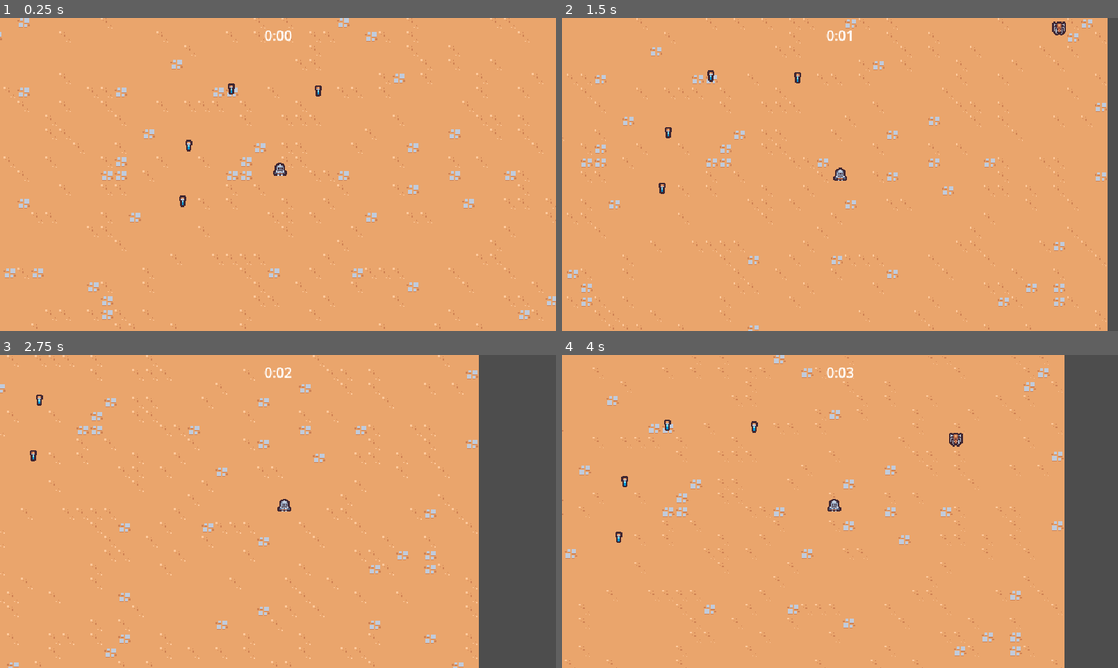
Above: before the commit, frames 1-4 (two rows, left to right).
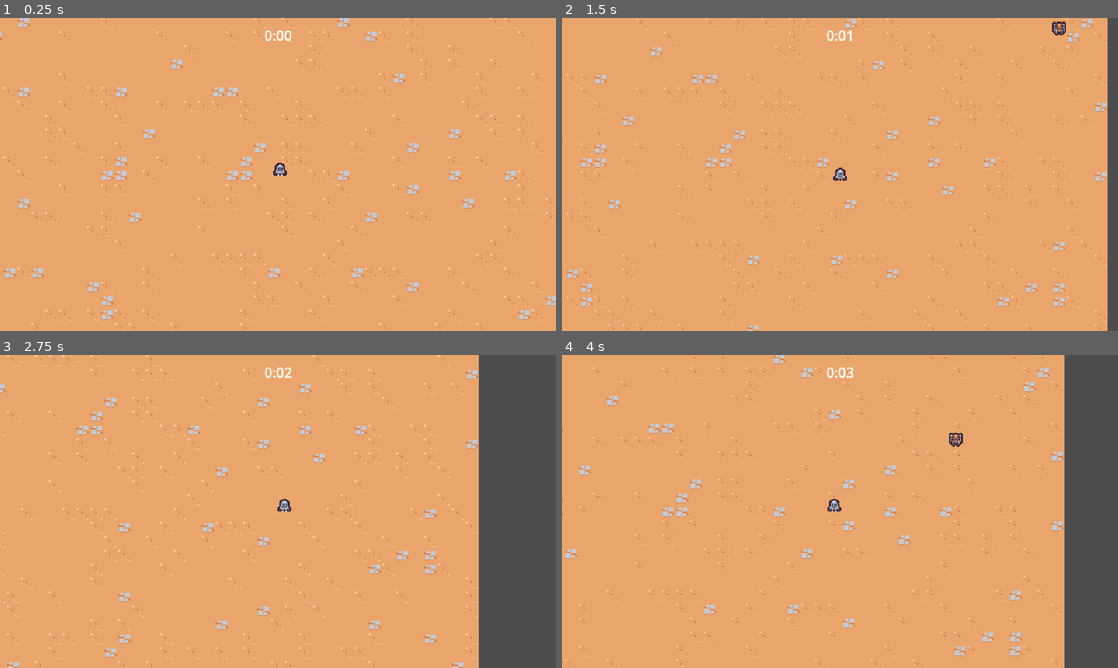
Above: after the commit, the same moments.

Repository: RyanLeB/Shrouded
Game: Godot game, scene res://Scenes/Main/main.tscn
The game is run twice, just before and just after one commit, with the same random seed, the same clock (stepped at 60 frames per second) and the same inputs.
Inputs:
- Up to frame 1 (0.25 s): no input
- Up to frame 2 (1.5 s): hold D (move_right) 0.53-1.28 s; hold S (move_down) from 1.28 s (still down)
- Up to frame 3 (2.75 s): release S (move_down) at 2.03 s; hold D (move_right) from 2.03 s (still down)
- Up to frame 4 (4 s): release D (move_right) at 2.78 s; hold W (move_up) 2.78-3.53 s; hold A (move_left) from 3.53 s (still down)

The runs differ from the first frame. In frame 1, 0.1% of the frame differs, in the area x 32-58%, y 20-61%; in frame 2, 0.1%; in frame 3, less than 0.1%; in frame 4, 0.1%.

Commit message:
damage working, xp bar started

Diff:
--- /dev/null
+++ b/Scenes/Ability/sword-ability/sword_ability.gd
@@ -0,0 +1,4 @@
+extends Node2D
+class_name SwordAbility
+
+@onready var hitbox_component: HitboxComponent = $HitboxComponent
--- a/Scenes/Ability/sword-ability/sword_ability.tscn
+++ b/Scenes/Ability/sword-ability/sword_ability.tscn
@@ -1,6 +1,47 @@
-[gd_scene load_steps=6 format=3 uid="uid://dmtrpq24xsju8"]
+[gd_scene load_steps=8 format=3 uid="uid://dmtrpq24xsju8"]
 
+[ext_resource type="Script" path="res://Scenes/Ability/sword-ability/sword_ability.gd" id="1_aqc3x"]
 [ext_resource type="Texture2D" uid="uid://cav0u8iq23ynt" path="res://Scenes/Ability/sword-ability/sword.png" id="1_ylsju"]
+[ext_resource type="PackedScene" uid="uid://cycdfunfhnvmb" path="res://Scenes/component/hitbox_component.tscn" id="3_tuy08"]
+
+[sub_resource type="Animation" id="Animation_yae2w"]
+length = 0.001
+tracks/0/type = "value"
+tracks/0/imported = false
+tracks/0/enabled = true
+tracks/0/path = NodePath("Sprite2D:rotation")
+tracks/0/interp = 1
+tracks/0/loop_wrap = true
+tracks/0/keys = {
+"times": PackedFloat32Array(0),
+"transitions": PackedFloat32Array(1),
+"update": 0,
+"values": [0.0]
+}
+tracks/1/type = "value"
+tracks/1/imported = false
+tracks/1/enabled = true
+tracks/1/path = NodePath("Sprite2D:scale")
+tracks/1/interp = 1
+tracks/1/loop_wrap = true
+tracks/1/keys = {
+"times": PackedFloat32Array(0),
+"transitions": PackedFloat32Array(1),
+"update": 0,
+"values": [Vector2(1, 1)]
+}
+tracks/2/type = "value"
+tracks/2/imported = false
+tracks/2/enabled = true
+tracks/2/path = NodePath("HitboxComponent/CollisionShape2D:disabled")
+tracks/2/interp = 1
+tracks/2/loop_wrap = true
+tracks/2/keys = {
+"times": PackedFloat32Array(0),
+"transitions": PackedFloat32Array(1),
+"update": 1,
+"values": [true]
+}
 
 [sub_resource type="Animation" id="Animation_v0gnn"]
 resource_name = "swing"
@@ -47,7 +88,7 @@
 tracks/3/type = "value"
 tracks/3/imported = false
 tracks/3/enabled = true
-tracks/3/path = NodePath("Area2D/CollisionShape2D:disabled")
+tracks/3/path = NodePath("HitboxComponent/CollisionShape2D:disabled")
 tracks/3/interp = 1
 tracks/3/loop_wrap = true
 tracks/3/keys = {
@@ -57,55 +98,17 @@
 "values": [true, false, true]
 }
 
-[sub_resource type="Animation" id="Animation_yae2w"]
-length = 0.001
-tracks/0/type = "value"
-tracks/0/imported = false
-tracks/0/enabled = true
-tracks/0/path = NodePath("Sprite2D:rotation")
-tracks/0/interp = 1
-tracks/0/loop_wrap = true
-tracks/0/keys = {
-"times": PackedFloat32Array(0),
-"transitions": PackedFloat32Array(1),
-"update": 0,
-"values": [0.0]
-}
-tracks/1/type = "value"
-tracks/1/imported = false
-tracks/1/enabled = true
-tracks/1/path = NodePath("Sprite2D:scale")
-tracks/1/interp = 1
-tracks/1/loop_wrap = true
-tracks/1/keys = {
-"times": PackedFloat32Array(0),
-"transitions": PackedFloat32Array(1),
-"update": 0,
-"values": [Vector2(1, 1)]
-}
-tracks/2/type = "value"
-tracks/2/imported = false
-tracks/2/enabled = true
-tracks/2/path = NodePath("Area2D/CollisionShape2D:disabled")
-tracks/2/interp = 1
-tracks/2/loop_wrap = true
-tracks/2/keys = {
-"times": PackedFloat32Array(0),
-"transitions": PackedFloat32Array(1),
-"update": 1,
-"values": [true]
-}
-
 [sub_resource type="AnimationLibrary" id="AnimationLibrary_p1pwl"]
 _data = {
 "RESET": SubResource("Animation_yae2w"),
 "swing": SubResource("Animation_v0gnn")
 }
 
-[sub_resource type="RectangleShape2D" id="RectangleShape2D_biru3"]
+[sub_resource type="RectangleShape2D" id="RectangleShape2D_ga1ip"]
 size = Vector2(30, 30)
 
 [node name="SwordAbility" type="Node2D"]
+script = ExtResource("1_aqc3x")
 
 [node name="AnimationPlayer" type="AnimationPlayer" parent="."]
 libraries = {
@@ -117,11 +120,9 @@
 texture = ExtResource("1_ylsju")
 offset = Vector2(0, -4)
 
-[node name="Area2D" type="Area2D" parent="."]
-collision_layer = 4
-collision_mask = 0
+[node name="HitboxComponent" parent="." instance=ExtResource("3_tuy08")]
 
-[node name="CollisionShape2D" type="CollisionShape2D" parent="Area2D"]
+[node name="CollisionShape2D" type="CollisionShape2D" parent="HitboxComponent"]
 position = Vector2(15, 0)
-shape = SubResource("RectangleShape2D_biru3")
+shape = SubResource("RectangleShape2D_ga1ip")
 disabled = true
--- a/Scenes/Ability/sword_ability_controller/sword_ability_controller.gd
+++ b/Scenes/Ability/sword_ability_controller/sword_ability_controller.gd
@@ -3,6 +3,8 @@
 const MAX_RANGE = 150
 
 @export var sword_ability: PackedScene
+var damage = 5
+
 
 # Called when the node enters the scene tree for the first time.
 func _ready():
@@ -31,8 +33,10 @@
 		return a_distance < b_distance
 	)
 
-	var sword_instance = sword_ability.instantiate() as Node2D
+	var sword_instance = sword_ability.instantiate() as SwordAbility
 	player.get_parent().add_child(sword_instance)
+	sword_instance.hitbox_component.damage = damage
+
 	sword_instance.global_position = enemies[0].global_position
 	sword_instance.global_position += Vector2.RIGHT.rotated(randf_range(0, TAU)) * 4
 
--- a/Scenes/Main/main.tscn
+++ b/Scenes/Main/main.tscn
@@ -7,7 +7,6 @@
 [ext_resource type="TileSet" uid="uid://c5chbiobbfid" path="res://resources/tileset.tres" id="1_sp1k0"]
 [ext_resource type="PackedScene" uid="uid://b4ldv4pnb6pwr" path="res://Scenes/manager/arena_time_manager.tscn" id="2_v8fbd"]
 [ext_resource type="PackedScene" uid="uid://c6lnjj56rq6af" path="res://Scenes/manager/experience_manager.tscn" id="4_ir6hq"]
-[ext_resource type="PackedScene" uid="uid://2qeen4r8hve8" path="res://Scenes/game_object/experience_vial/experience_vial.tscn" id="7_0tvrf"]
 
 [node name="Main" type="Node"]
 
@@ -29,15 +28,3 @@
 
 [node name="Player" parent="." instance=ExtResource("1_ovrfb")]
 position = Vector2(303, 168)
-
-[node name="ExperienceVial" parent="." instance=ExtResource("7_0tvrf")]
-position = Vector2(191, 197)
-
-[node name="ExperienceVial2" parent="." instance=ExtResource("7_0tvrf")]
-position = Vector2(198, 133)
-
-[node name="ExperienceVial3" parent="." instance=ExtResource("7_0tvrf")]
-position = Vector2(247, 68)
-
-[node name="ExperienceVial4" parent="." instance=ExtResource("7_0tvrf")]
-position = Vector2(347, 70)
--- a/Scenes/component/health_component.gd
+++ b/Scenes/component/health_component.gd
@@ -10,8 +10,12 @@
 	current_health = max_health
 
 
-func damage(damage: float):
-	current_health = max(current_health - damage, 0)
+func damage(damage_amount: float):
+	current_health = max(current_health - damage_amount, 0)
+	Callable(check_death).call_deferred()
+
+
+func check_death():
 	if current_health == 0:
 		died.emit()
 		owner.queue_free()
--- /dev/null
+++ b/Scenes/component/hitbox_component.gd
@@ -0,0 +1,4 @@
+extends Area2D
+class_name HitboxComponent
+
+var damage = 0
--- /dev/null
+++ b/Scenes/component/hitbox_component.tscn
@@ -0,0 +1,8 @@
+[gd_scene load_steps=2 format=3 uid="uid://cycdfunfhnvmb"]
+
+[ext_resource type="Script" path="res://Scenes/component/hitbox_component.gd" id="1_ccaht"]
+
+[node name="HitboxComponent" type="Area2D"]
+collision_layer = 4
+collision_mask = 0
+script = ExtResource("1_ccaht")
--- /dev/null
+++ b/Scenes/component/hurtbox_component.gd
@@ -0,0 +1,19 @@
+extends Area2D
+class_name HurtboxComponent
+
+@export var health_component: Node
+
+
+func _ready():
+	area_entered.connect(on_area_entered)
+
+
+func on_area_entered(other_area: Area2D):
+	if not other_area is HitboxComponent:
+		return
+
+	if health_component == null:
+		return
+
+	var hitbox_component = other_area as HitboxComponent
+	health_component.damage(hitbox_component.damage)
--- /dev/null
+++ b/Scenes/component/hurtbox_component.tscn
@@ -0,0 +1,8 @@
+[gd_scene load_steps=2 format=3 uid="uid://dil76toga1piy"]
+
+[ext_resource type="Script" path="res://Scenes/component/hurtbox_component.gd" id="1_scj57"]
+
+[node name="HurtboxComponent" type="Area2D"]
+collision_layer = 0
+collision_mask = 4
+script = ExtResource("1_scj57")
--- /dev/null
+++ b/Scenes/component/vial_drop_component.gd
@@ -0,0 +1,27 @@
+extends Node
+
+
+@export_range(0, 1) var drop_percent: float = .5
+@export var health_component: Node
+@export var vial_scene: PackedScene
+
+
+
+func _ready():
+	(health_component as HealthComponent).died.connect(on_died)
+
+
+func on_died():
+	if randf() > drop_percent:
+		return
+
+	if vial_scene == null:
+		return
+
+	if not owner is Node2D:
+		return
+
+	var spawn_position = (owner as Node2D).global_position
+	var vial_instance = vial_scene.instantiate() as Node2D
+	owner.get_parent().add_child(vial_instance)
+	vial_instance.global_position = spawn_position
--- /dev/null
+++ b/Scenes/component/vial_drop_component.tscn
@@ -0,0 +1,8 @@
+[gd_scene load_steps=3 format=3 uid="uid://bqwrtq838mmq2"]
+
+[ext_resource type="Script" path="res://Scenes/component/vial_drop_component.gd" id="1_yaoa5"]
+[ext_resource type="PackedScene" uid="uid://2qeen4r8hve8" path="res://Scenes/game_object/experience_vial/experience_vial.tscn" id="2_em771"]
+
+[node name="VialDropComponent" type="Node"]
+script = ExtResource("1_yaoa5")
+vial_scene = ExtResource("2_em771")
--- a/Scenes/game_object/basic_enemy/basic_enemy.gd
+++ b/Scenes/game_object/basic_enemy/basic_enemy.gd
@@ -4,12 +4,7 @@
 
 @onready var health_component: HealthComponent = $HealthComponent
 
-# Called when the node enters the scene tree for the first time.
-func _ready():
-	$Area2D.area_entered.connect(on_area_entered)
 
-
-# Called every frame. 'delta' is the elapsed time since the previous frame.
 func _process(delta):
 	var direction = get_direction_to_player()
 	velocity = direction * MAX_SPEED
@@ -21,7 +16,3 @@
 	if player_node != null:
 		return (player_node.global_position - global_position).normalized()
 	return Vector2.ZERO
-
-
-func on_area_entered(other_area: Area2D):
-	health_component.damage(100)
--- a/Scenes/game_object/basic_enemy/basic_enemy.tscn
+++ b/Scenes/game_object/basic_enemy/basic_enemy.tscn
@@ -1,10 +1,12 @@
-[gd_scene load_steps=6 format=3 uid="uid://bkcuahjo37wb2"]
+[gd_scene load_steps=8 format=3 uid="uid://bkcuahjo37wb2"]
 
 [ext_resource type="Script" path="res://Scenes/game_object/basic_enemy/basic_enemy.gd" id="1_4rlg5"]
 [ext_resource type="Texture2D" uid="uid://bwr46uv7ehpr5" path="res://Scenes/game_object/basic_enemy/basic_enemy.png" id="2_06t44"]
 [ext_resource type="PackedScene" uid="uid://daejyk1n81nqr" path="res://Scenes/component/health_component.tscn" id="2_40dy7"]
+[ext_resource type="PackedScene" uid="uid://bqwrtq838mmq2" path="res://Scenes/component/vial_drop_component.tscn" id="3_034e5"]
+[ext_resource type="PackedScene" uid="uid://dil76toga1piy" path="res://Scenes/component/hurtbox_component.tscn" id="4_i17ic"]
 
-[sub_resource type="CircleShape2D" id="CircleShape2D_3uvxs"]
+[sub_resource type="CircleShape2D" id="CircleShape2D_kh1y2"]
 radius = 12.0
 
 [sub_resource type="CircleShape2D" id="CircleShape2D_cxrvu"]
@@ -18,13 +20,15 @@
 
 [node name="HealthComponent" parent="." instance=ExtResource("2_40dy7")]
 
-[node name="Area2D" type="Area2D" parent="."]
-collision_layer = 0
-collision_mask = 4
+[node name="VialDropComponent" parent="." node_paths=PackedStringArray("health_component") instance=ExtResource("3_034e5")]
+health_component = NodePath("../HealthComponent")
 
-[node name="CollisionShape2D" type="CollisionShape2D" parent="Area2D"]
+[node name="HurtboxComponent" parent="." node_paths=PackedStringArray("health_component") instance=ExtResource("4_i17ic")]
+health_component = NodePath("../HealthComponent")
+
+[node name="CollisionShape2D" type="CollisionShape2D" parent="HurtboxComponent"]
 position = Vector2(0, -6)
-shape = SubResource("CircleShape2D_3uvxs")
+shape = SubResource("CircleShape2D_kh1y2")
 
 [node name="Sprite2D" type="Sprite2D" parent="."]
 texture = ExtResource("2_06t44")
--- /dev/null
+++ b/Scenes/ui/experience_bar.tscn
@@ -0,0 +1,16 @@
+[gd_scene format=3 uid="uid://b2qk4lun3auka"]
+
+[node name="ExperienceBar" type="CanvasLayer"]
+
+[node name="MarginContainer" type="MarginContainer" parent="."]
+anchors_preset = 15
+anchor_right = 1.0
+anchor_bottom = 1.0
+grow_horizontal = 2
+grow_vertical = 2
+mouse_filter = 2
+
+[node name="ProgressBar" type="ProgressBar" parent="MarginContainer"]
+layout_mode = 2
+size_flags_vertical = 8
+mouse_filter = 2
Not shown: 1 places in Scenes/Main/main.tscn that only renumber resources
